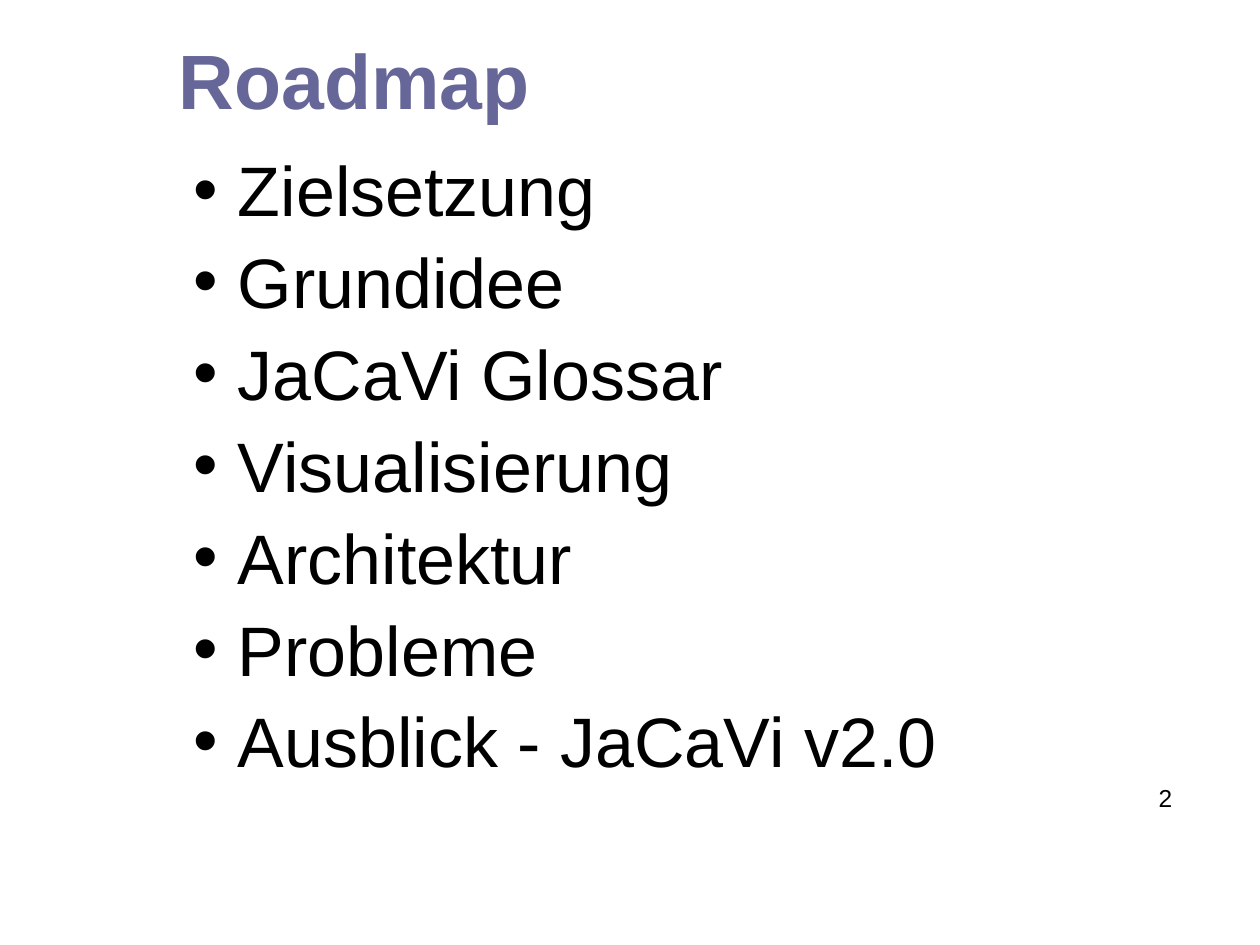
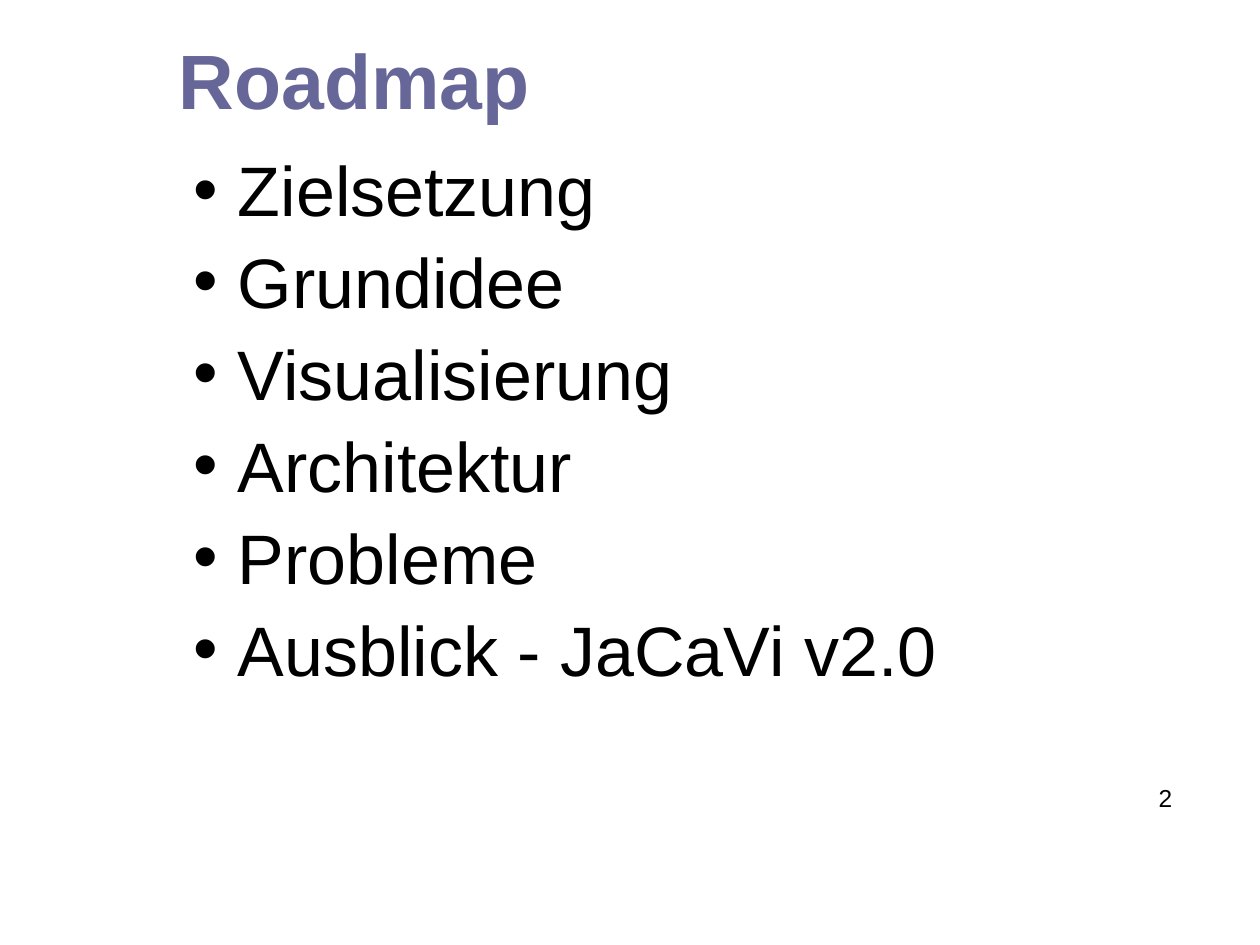
Before and after one commit to hheimbuerger/jacavi, a slide deck: slide 2 of docs/presentation documents/Abschlusspräsentation_JaCaVi.odp. Drawn at 1260x945 pixels with LibreOffice and Linux fonts; fonts in the diff are those of the drawing; background and template pictures are left out. Boxes give left, top, right and bottom in pixels: in the first picture for what was removed or moved away, otherwise in the second. Text is boxed around its words. In the diff, an @@ line names an element or a change of style, - is before the commit and + after.

```diff
--- a/docs/presentation documents/Abschlusspräsentation_JaCaVi.odp
+++ b/docs/presentation documents/Abschlusspräsentation_JaCaVi.odp
@@ text at (238, 349, 722, 401): paragraph removed @@
-• JaCaVi Glossar
```
Also in this commit, not shown: 4 other slides changed, 7 slides added, 1 slide removed.
